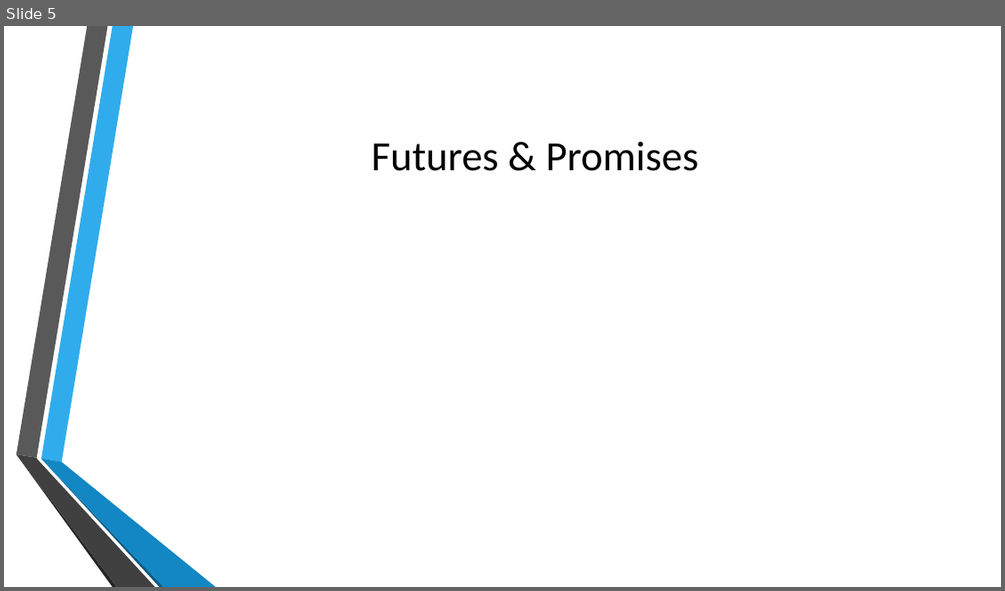
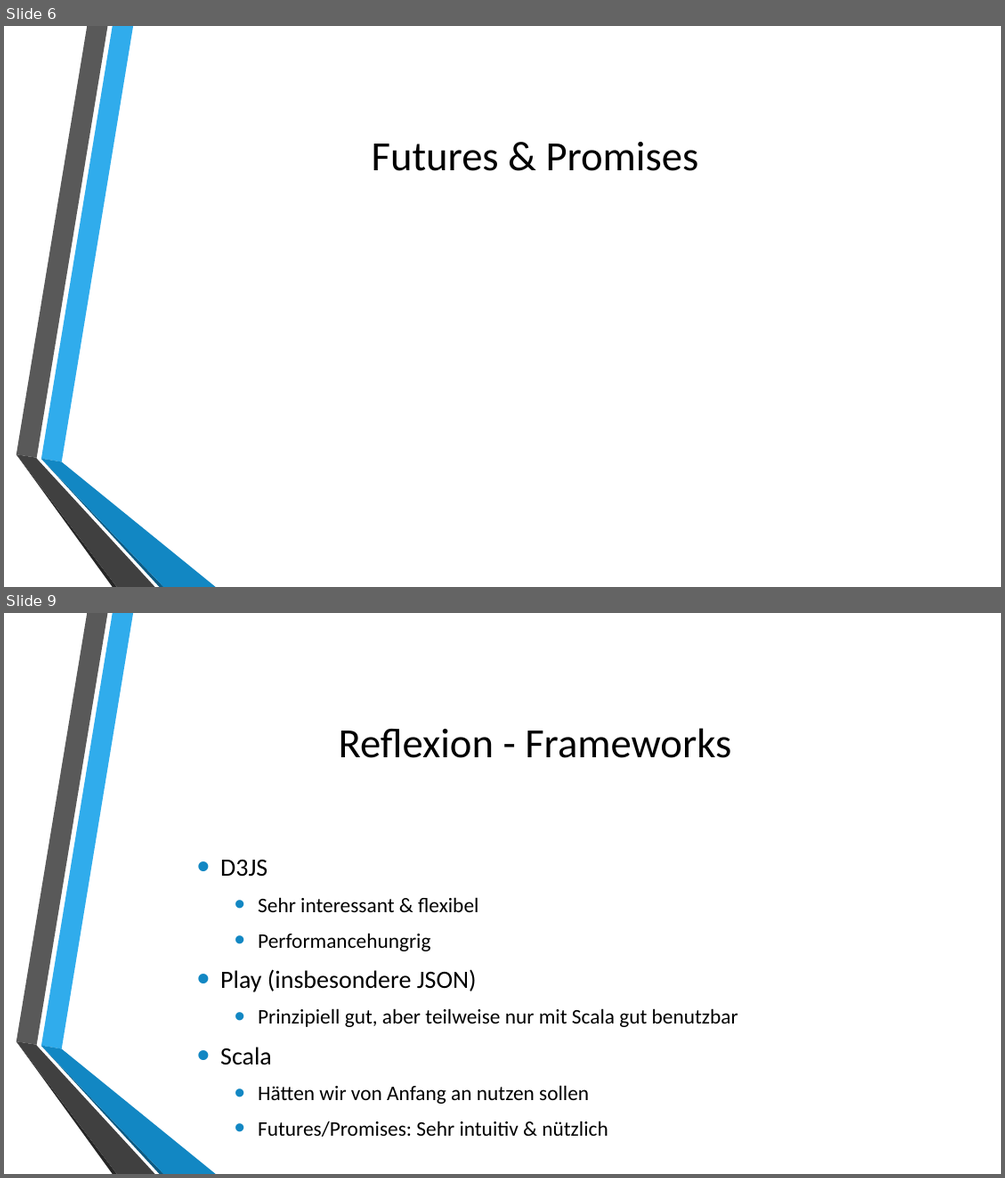
Before and after one commit to autarchprinceps/Reactive-Load-Generator, a slide deck: Dokumentation/Präsentation.pptx. Shown one above the other, each under a label of ours: slide 5 before the commit, slides 6 and 9 after it; the slides between them are not shown. The pictures are 1005x591 and 1005x1178 pixels, drawn with LibreOffice and Linux fonts; fonts in the diff are those of the drawing; background and template pictures are left out. Boxes give left, top, right and bottom in pixels: in the first picture for what was removed or moved away, otherwise in the second. Text is boxed around its words. In the diff, an @@ line names an element or a change of style, - is before the commit and + after.

```diff
--- a/Dokumentation/Präsentation.pptx
+++ b/Dokumentation/Präsentation.pptx
@@ slide 9 added at <box>4,613,1001,1174</box>, background picture (left out); not listed: 6 template elements that a slide beside it also shows @@
@@ title added at <box>339,728,731,758</box>, 40 pt, text #000000 @@
+Reflexion - Frameworks
@@ text added at <box>220,860,738,1136</box>, 20 pt, text #000000 @@
+• D3JS
+  • Sehr interessant & flexibel
+  • Performancehungrig
+• Play (insbesondere JSON)
+  • Prinzipiell gut, aber teilweise nur mit Scala gut benutzbar
+• Scala
+  • Hätten wir von Anfang an nutzen sollen
+  • Futures/Promises: Sehr intuitiv & nützlich
@@ what was slide 5 is now slide 6 @@
```
Also in this commit, not shown: 1 slide changed, 4 other slides added.
